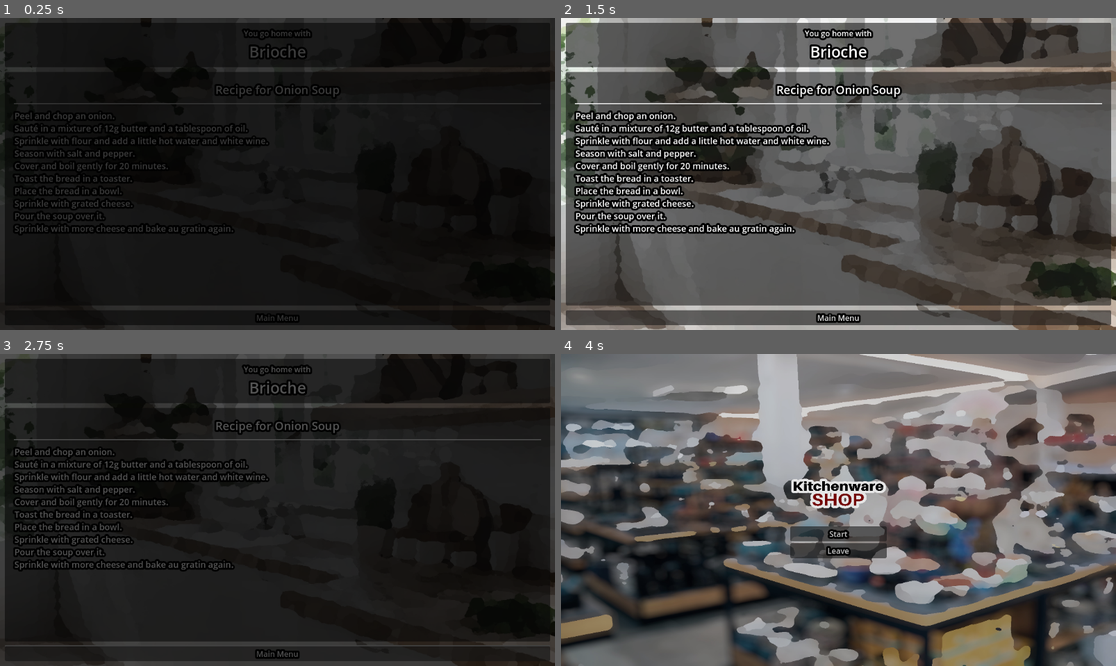
Above: before the commit, frames 1-4 (two rows, left to right).
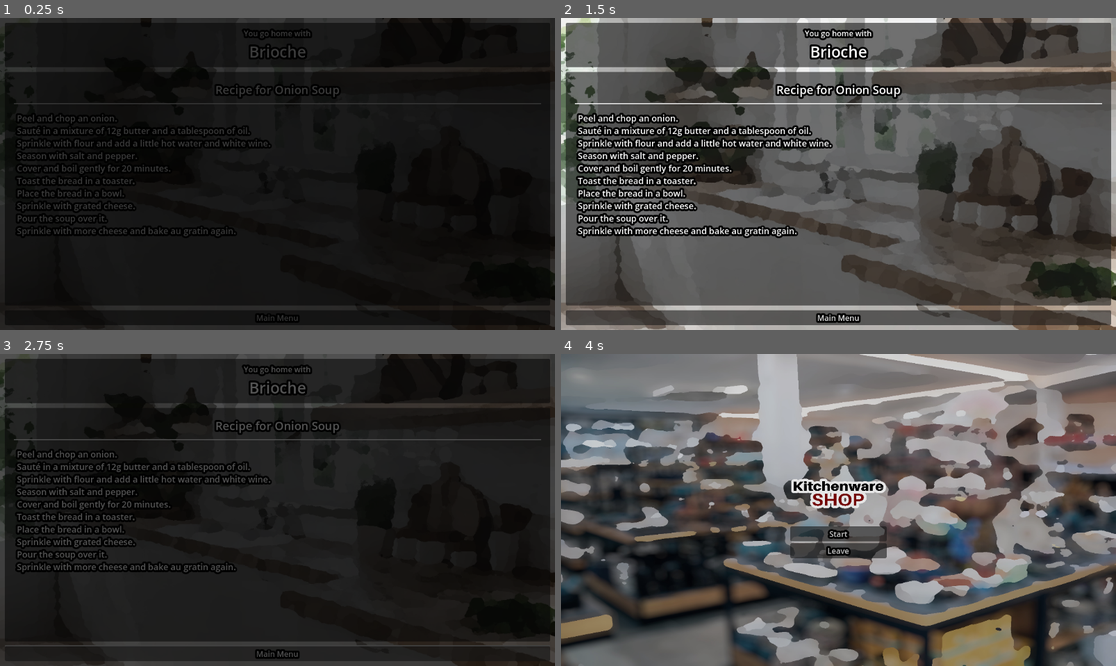
Above: after the commit, the same moments.

Repository: Lipatant/KitchenwareShop
Game: Godot game, scene res://Source/Scenes/Ending.tscn
Same seed, same stepped clock (60 frames per second), same inputs: the game is played once before the commit and once after it. This scene is started directly instead of the project's main scene.
Inputs (mouse positions are in pixels of both pictures, inside the frame that each line leads up to):
- Up to frame 1 (0.25 s): no input
- Up to frame 2 (1.5 s): move the mouse to (960, 158) at 0.52 s; click (960, 158) at 0.67 s; tap Enter at 1.25 s; move the mouse to (727, 189) at 1.27 s; click (727, 189) at 1.42 s
- Up to frame 3 (2.75 s): click "Main Menu" at 2 s
- Up to frame 4 (4 s): move the mouse to (894, 441) at 2.77 s; click (894, 441) at 2.92 s; click "Start" at 3.5 s

The runs differ from the first frame. In frame 1, 2.9% of the frame differs, in the area x 2-49%, y 29-70%; in frame 2, 7.8%, in the area x 2-50%, y 29-71%; in frame 3, 4.8%; in frame 4, nothing differs.

Commit message:
feat: adding better web compatibility

Diff:
--- a/Source/Scenes/Ending.tscn
+++ b/Source/Scenes/Ending.tscn
@@ -93,11 +93,19 @@
 theme_override_styles/separator = SubResource("StyleBoxLine_2uq28")
 
 [node name="ScrollContainer" type="ScrollContainer" parent="Control/PanelContainer/MarginContainer/VBoxContainer"]
-clip_contents = false
 layout_mode = 2
 size_flags_vertical = 3
+follow_focus = true
 
-[node name="CharacterRecipeDescription" type="RichTextLabel" parent="Control/PanelContainer/MarginContainer/VBoxContainer/ScrollContainer"]
+[node name="MarginContainer" type="MarginContainer" parent="Control/PanelContainer/MarginContainer/VBoxContainer/ScrollContainer"]
+layout_mode = 2
+size_flags_horizontal = 3
+theme_override_constants/margin_left = 5
+theme_override_constants/margin_top = 5
+theme_override_constants/margin_right = 5
+theme_override_constants/margin_bottom = 5
+
+[node name="CharacterRecipeDescription" type="RichTextLabel" parent="Control/PanelContainer/MarginContainer/VBoxContainer/ScrollContainer/MarginContainer"]
 unique_name_in_owner = true
 clip_contents = false
 layout_mode = 2
--- a/Source/Scenes/MainMenu.tscn
+++ b/Source/Scenes/MainMenu.tscn
@@ -46,6 +46,7 @@
 text = "MainMenuStartButton"
 
 [node name="LeaveButton" type="Button" parent="VBoxContainer"]
+unique_name_in_owner = true
 layout_mode = 2
 theme_override_constants/outline_size = 16
 text = "MainMenuLeaveButton"
--- a/Source/Scenes/MainMenu/MainMenu.gd
+++ b/Source/Scenes/MainMenu/MainMenu.gd
@@ -8,6 +8,10 @@
 
 func _ready() -> void:
 	MusicManager.play(music)
+	%LeaveButton.visible = _can_use_leave_button()
+
+func _can_use_leave_button() -> bool:
+	return !OS.has_feature("web")
 
 func _on_leave_button_pressed() -> void:
 	SceneManager.quit()
